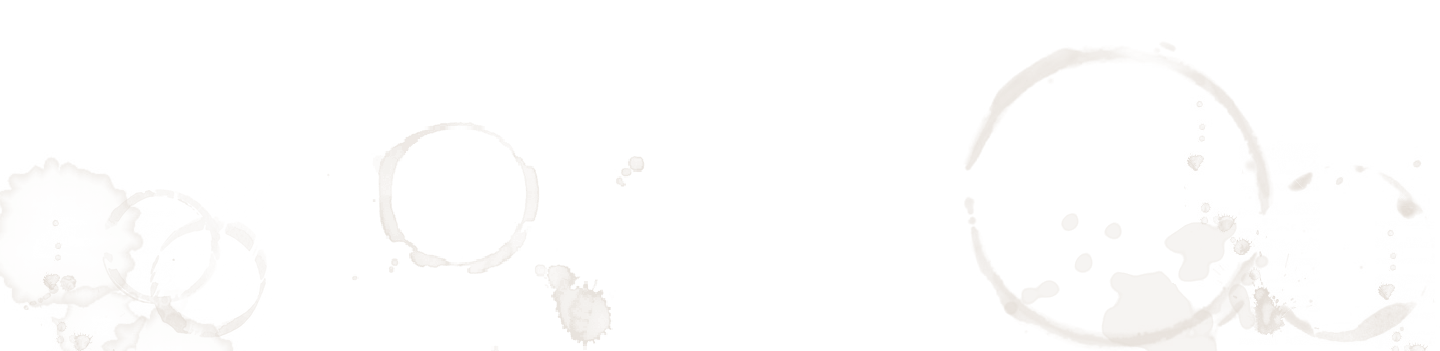
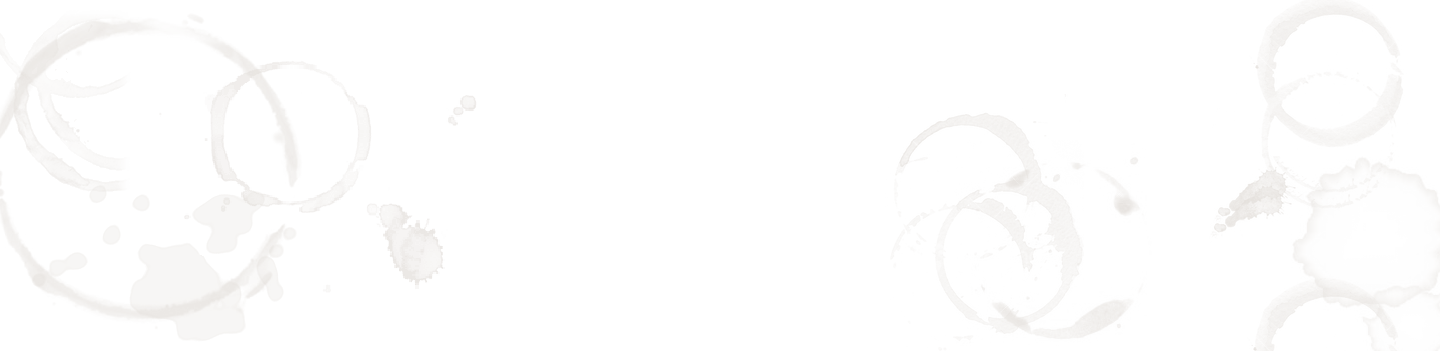
Two versions of the same layered image (1440×351). Layer-by-layer changes:
added layer "2ndry" (20%) above "hmpg" over [0, 0, 1440, 351]
renamed "Layer 2" to "hmpg", hid it over [0, 38, 1440, 351]
